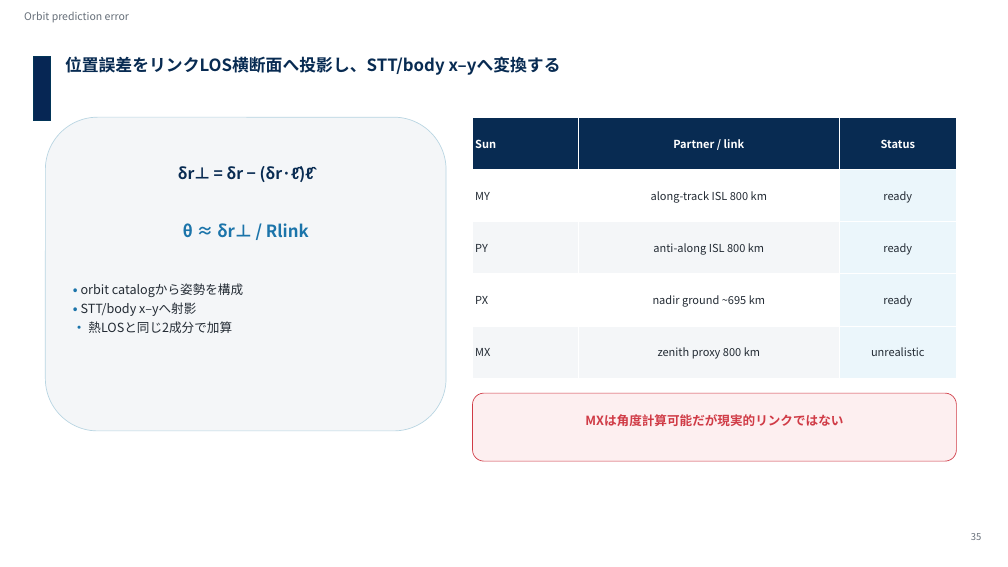
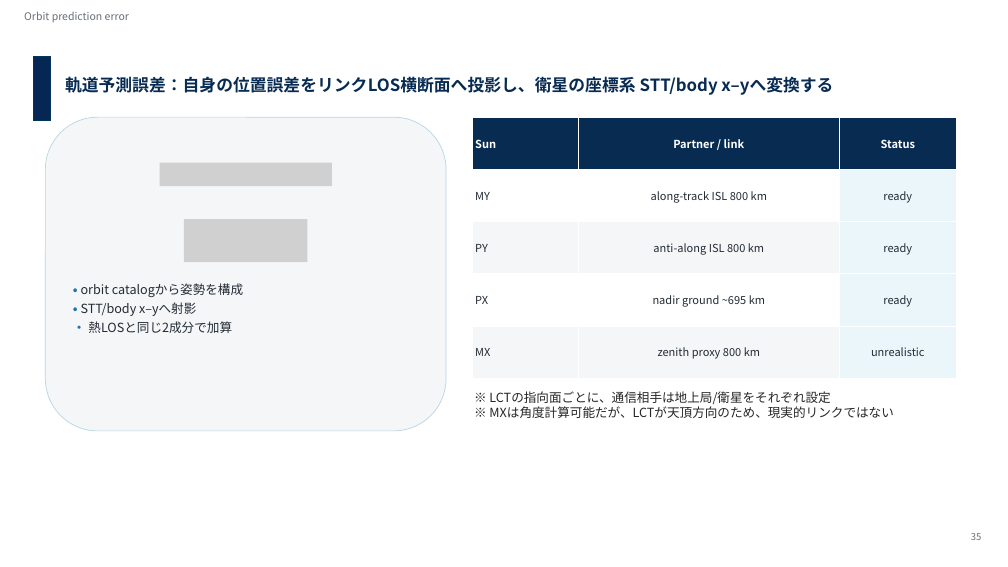
Before and after one commit to Hideki-1029/thermal-deformation-optcomm, a slide deck: slide 33 of papers/seminar/20260721_optcommrg_takamoto_v3_issl.pptx. Drawn at 1008x567 pixels with LibreOffice and Linux fonts; fonts in the diff are those of the drawing; grey boxes stand for pictures; background and template pictures are left out. Boxes give left, top, right and bottom in pixels: in the first picture for what was removed or moved away, otherwise in the second. Text is boxed around its words. In the diff, an @@ line names an element or a change of style, - is before the commit and + after.

```diff
--- a/papers/seminar/20260721_optcommrg_takamoto_v3_issl.pptx
+++ b/papers/seminar/20260721_optcommrg_takamoto_v3_issl.pptx
@@ text at box(65, 76, 833, 95): text changed @@
-位置誤差をリンクLOS横断面へ投影し、STT/body x–yへ変換する
+軌道予測誤差：自身の位置誤差をリンクLOS横断面へ投影し、衛星の座標系 STT/body x–yへ変換する
@@ picture added at box(160, 163, 332, 186) @@
@@ text removed at box(178, 166, 313, 182) @@
-δr⊥ = δr − (δr·ℓ̂)ℓ̂
@@ text removed at box(183, 223, 309, 238) @@
-θ ≈ δr⊥ / Rlink
@@ picture added at box(184, 219, 308, 262) @@
@@ rounded rectangle removed at box(473, 393, 957, 461) @@
@@ text at box(489, 391, 893, 418): text changed; text colour #D03B46 to #262626; bold off @@
-MXは角度計算可能だが現実的リンクではない
+※ LCTの指向面ごとに、通信相手は地上局/衛星をそれぞれ設定
+※ MXは角度計算可能だが、LCTが天頂方向のため、現実的リンクではない
```
Also in this commit, not shown: 17 other slides changed, 3 slides added, 2 slides removed.
